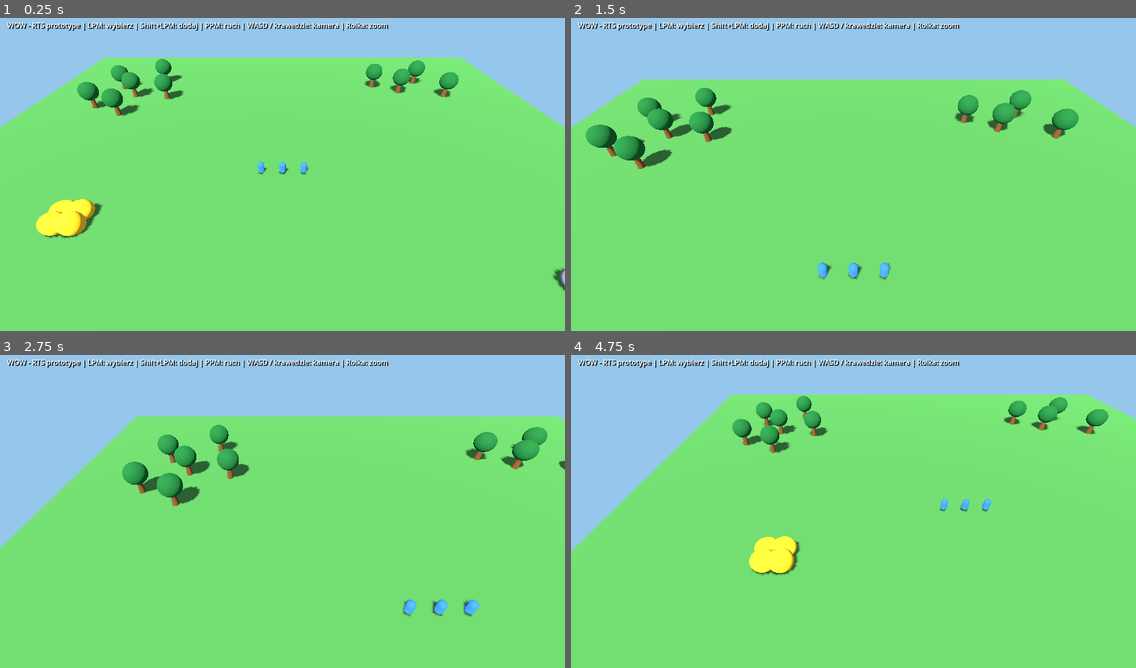
Above: before the commit, frames 1-4 (two rows, left to right).
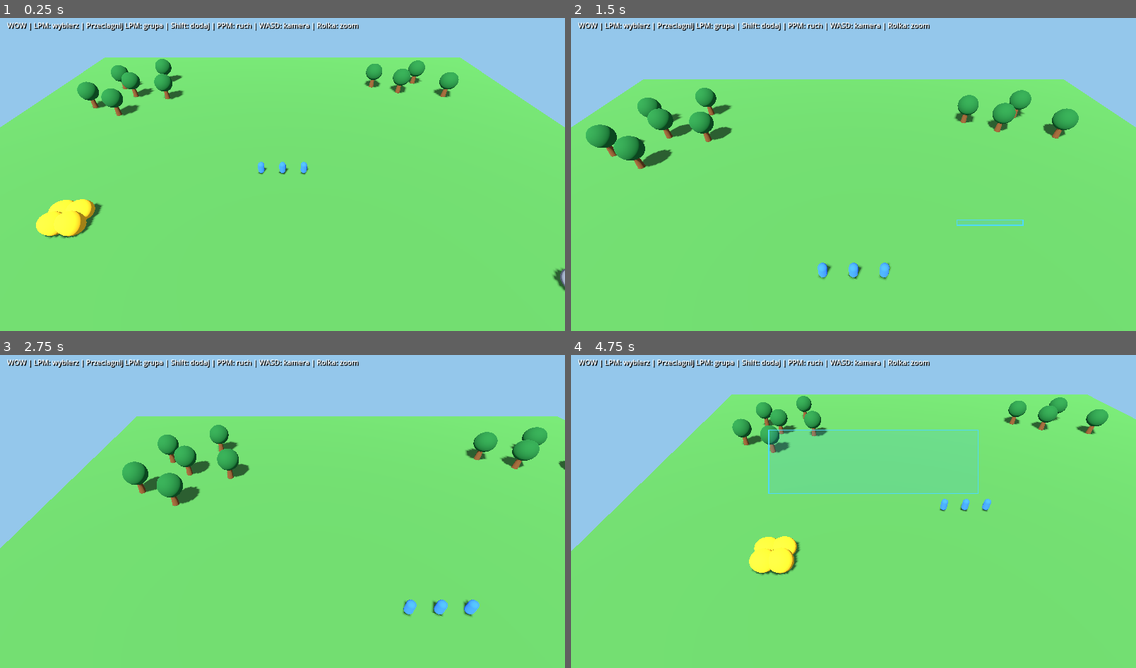
Above: after the commit, the same moments.

Repository: serafin1367/wow
Game: Godot game, scene res://scenes/main.tscn
Same seed, same stepped clock (60 frames per second), same inputs: the game is played once before the commit and once after it.
Inputs (mouse positions are in pixels of both pictures, inside the frame that each line leads up to):
- Up to frame 1 (0.25 s): no input
- Up to frame 2 (1.5 s): tap Enter at 0.5 s; move the mouse to (825, 237) at 0.52 s; hold W 0.53-1.25 s; hold Shift 0.53-1.25 s; click (825, 237) at 0.67 s; drag from (1023, 221) to (825, 237) at 1.27 s
- Up to frame 3 (2.75 s): move the mouse to (113, 461) at 2.02 s; hold A from 2.03 s (still down); hold Shift from 2.03 s (still down); click (113, 461) at 2.17 s
- Up to frame 4 (4.75 s): release A at 2.75 s; release Shift at 2.75 s; drag from (881, 508) to (684, 461) at 2.77 s; move the mouse to (768, 430) at 3.52 s; hold S 3.53-4.25 s; hold Shift 3.53-4.25 s; click (768, 430) at 3.67 s; drag from (977, 492) to (768, 430) at 4.27 s

The runs differ from the first frame. In frame 1, 1.1% of the frame differs, in the area x 5-69%, y 1-5%; in frame 2, 1.1%; in frame 3, 1.1%; in frame 4, 1.5%, in the area x 5-73%, y 1-45%.

Commit message:
feat: enable rectangle unit selection and obstacle-aware A-star movement

Diff:
--- a/scripts/main.gd
+++ b/scripts/main.gd
@@ -3,10 +3,17 @@
 
 const WORKER_SCRIPT = preload("res://scripts/worker.gd")
 const CAMERA_SCRIPT = preload("res://scripts/rts_camera.gd")
+const NAVIGATION_SCRIPT = preload("res://scripts/navigation_grid.gd")
+const SELECTION_BOX_SCRIPT = preload("res://scripts/selection_box.gd")
 const MAP_SIZE: float = 100.0
 
 var workers: Array = []
 var selected_workers: Array = []
+var navigation = NAVIGATION_SCRIPT.new()
+var selection_box: Control
+var mouse_down: bool = false
+var is_dragging: bool = false
+var drag_start: Vector2 = Vector2.ZERO
 
 
 func _ready() -> void:
@@ -79,7 +86,9 @@
 
 
 func _add_tree(parent_node: Node3D, coords: Vector2) -> void:
-	var tree := Node3D.new()
+	var tree := StaticBody3D.new()
+	tree.collision_layer = 4
+	tree.collision_mask = 0
 	tree.name = "Tree"
 	tree.position = Vector3(coords.x, 0.0, coords.y)
 	parent_node.add_child(tree)
@@ -105,9 +114,20 @@
 	leaves.material_override = _make_material(Color(0.10, 0.37, 0.16))
 	tree.add_child(leaves)
 
+	var trunk_collision := CollisionShape3D.new()
+	var trunk_shape := CylinderShape3D.new()
+	trunk_shape.radius = 0.6
+	trunk_shape.height = 2.5
+	trunk_collision.shape = trunk_shape
+	trunk_collision.position.y = 1.25
+	tree.add_child(trunk_collision)
+	navigation.block_circle(coords, 1.6)
+
 
 func _add_deposit(deposit_name: String, location: Vector3, tint: Color) -> void:
-	var deposit := Node3D.new()
+	var deposit := StaticBody3D.new()
+	deposit.collision_layer = 4
+	deposit.collision_mask = 0
 	deposit.name = deposit_name
 	deposit.position = location
 	add_child(deposit)
@@ -126,6 +146,14 @@
 		rock.material_override = _make_material(tint)
 		deposit.add_child(rock)
 
+	var obstacle_collision := CollisionShape3D.new()
+	var obstacle_shape := BoxShape3D.new()
+	obstacle_shape.size = Vector3(5.0, 2.5, 5.0)
+	obstacle_collision.shape = obstacle_shape
+	obstacle_collision.position.y = 1.25
+	deposit.add_child(obstacle_collision)
+	navigation.block_circle(Vector2(location.x, location.z), 3.6)
+
 
 func _create_workers() -> void:
 	var starting_positions: Array[Vector3] = [
@@ -154,7 +182,7 @@
 	add_child(ui)
 	var hint := Label.new()
 	hint.name = "Controls"
-	hint.text = "WOW - RTS prototype | LPM: wybierz | Shift+LPM: dodaj | PPM: ruch | WASD / krawedzie: kamera | Rolka: zoom"
+	hint.text = "WOW | LPM: wybierz | Przeciagnij LPM: grupa | Shift: dodaj | PPM: ruch | WASD: kamera | Rolka: zoom"
 	hint.position = Vector2(16, 14)
 	hint.add_theme_font_size_override("font_size", 16)
 	hint.add_theme_color_override("font_color", Color.WHITE)
@@ -163,31 +191,81 @@
 	hint.add_theme_constant_override("shadow_offset_y", 2)
 	ui.add_child(hint)
 
+	selection_box = SELECTION_BOX_SCRIPT.new()
+	selection_box.name = "SelectionBox"
+	selection_box.mouse_filter = Control.MOUSE_FILTER_IGNORE
+	selection_box.set_anchors_and_offsets_preset(Control.PRESET_FULL_RECT)
+	ui.add_child(selection_box)
+
 
 func _unhandled_input(event: InputEvent) -> void:
-	if not (event is InputEventMouseButton and event.pressed):
+	if event is InputEventMouseMotion and mouse_down:
+		var distance := drag_start.distance_to(event.position)
+		if distance >= 8.0:
+			is_dragging = true
+		if is_dragging:
+			selection_box.show_selection(drag_start, event.position)
+		return
+
+	if not (event is InputEventMouseButton):
 		return
 
 	if event.button_index == MOUSE_BUTTON_LEFT:
-		var hit := _raycast(event.position, 2)
-		var append := Input.is_key_pressed(KEY_SHIFT)
-		if not append:
-			_clear_selection()
-		if hit.has("collider") and hit["collider"] in workers:
-			_select_worker(hit["collider"])
-
-	elif event.button_index == MOUSE_BUTTON_RIGHT:
-		if selected_workers.is_empty():
-			return
-		var hit := _raycast(event.position, 1)
-		if hit.is_empty():
-			return
-		var target: Vector3 = hit["position"]
-		for i in range(selected_workers.size()):
-			var column := float(i % 3)
-			var row := float(floori(float(i) / 3.0))
-			var offset := Vector3((column - 1.0) * 1.8, 0.0, row * 1.8)
-			selected_workers[i].command_move(target + offset)
+		if event.pressed:
+			mouse_down = true
+			is_dragging = false
+			drag_start = event.position
+		elif mouse_down:
+			mouse_down = false
+			selection_box.hide_selection()
+			if is_dragging:
+				_select_in_rectangle(Rect2(drag_start, event.position - drag_start).abs(), event.shift_pressed)
+			else:
+				_select_by_click(event.position, event.shift_pressed)
+			is_dragging = false
+
+	elif event.button_index == MOUSE_BUTTON_RIGHT and event.pressed:
+		_command_move_selected(event.position)
+
+
+func _select_by_click(screen_position: Vector2, additive: bool) -> void:
+	var hit := _raycast(screen_position, 2)
+	if not additive:
+		_clear_selection()
+	if hit.has("collider") and hit["collider"] in workers:
+		_select_worker(hit["collider"])
+
+
+func _select_in_rectangle(rectangle: Rect2, additive: bool) -> void:
+	if not additive:
+		_clear_selection()
+	var active_camera := get_viewport().get_camera_3d()
+	if active_camera == null:
+		return
+	for worker in workers:
+		var point: Vector3 = worker.global_position + Vector3(0.0, 0.9, 0.0)
+		if active_camera.is_position_behind(point):
+			continue
+		var projected: Vector2 = active_camera.unproject_position(point)
+		if rectangle.has_point(projected):
+			_select_worker(worker)
+
+
+func _command_move_selected(screen_position: Vector2) -> void:
+	if selected_workers.is_empty():
+		return
+	var hit := _raycast(screen_position, 1)
+	if hit.is_empty():
+		return
+	var target: Vector3 = hit["position"]
+	for i in range(selected_workers.size()):
+		var column := float(i % 3)
+		var row := float(floori(float(i) / 3.0))
+		var offset := Vector3((column - 1.0) * 1.8, 0.0, row * 1.8)
+		var worker = selected_workers[i]
+		var path: Array[Vector3] = navigation.find_path(worker.global_position, target + offset)
+		if not path.is_empty():
+			worker.command_move(path)
 
 
 func _raycast(screen_position: Vector2, mask: int) -> Dictionary:
